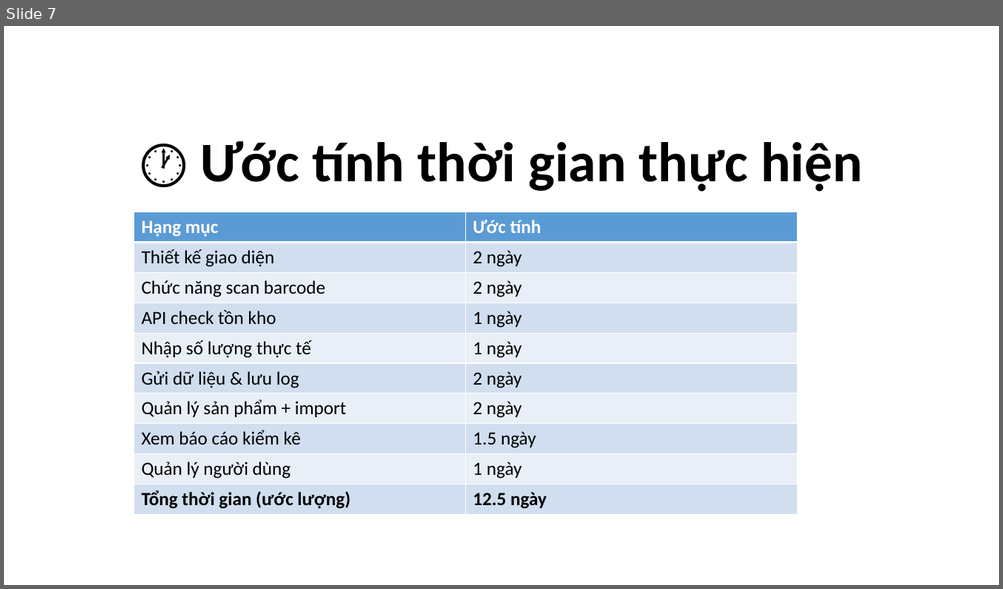
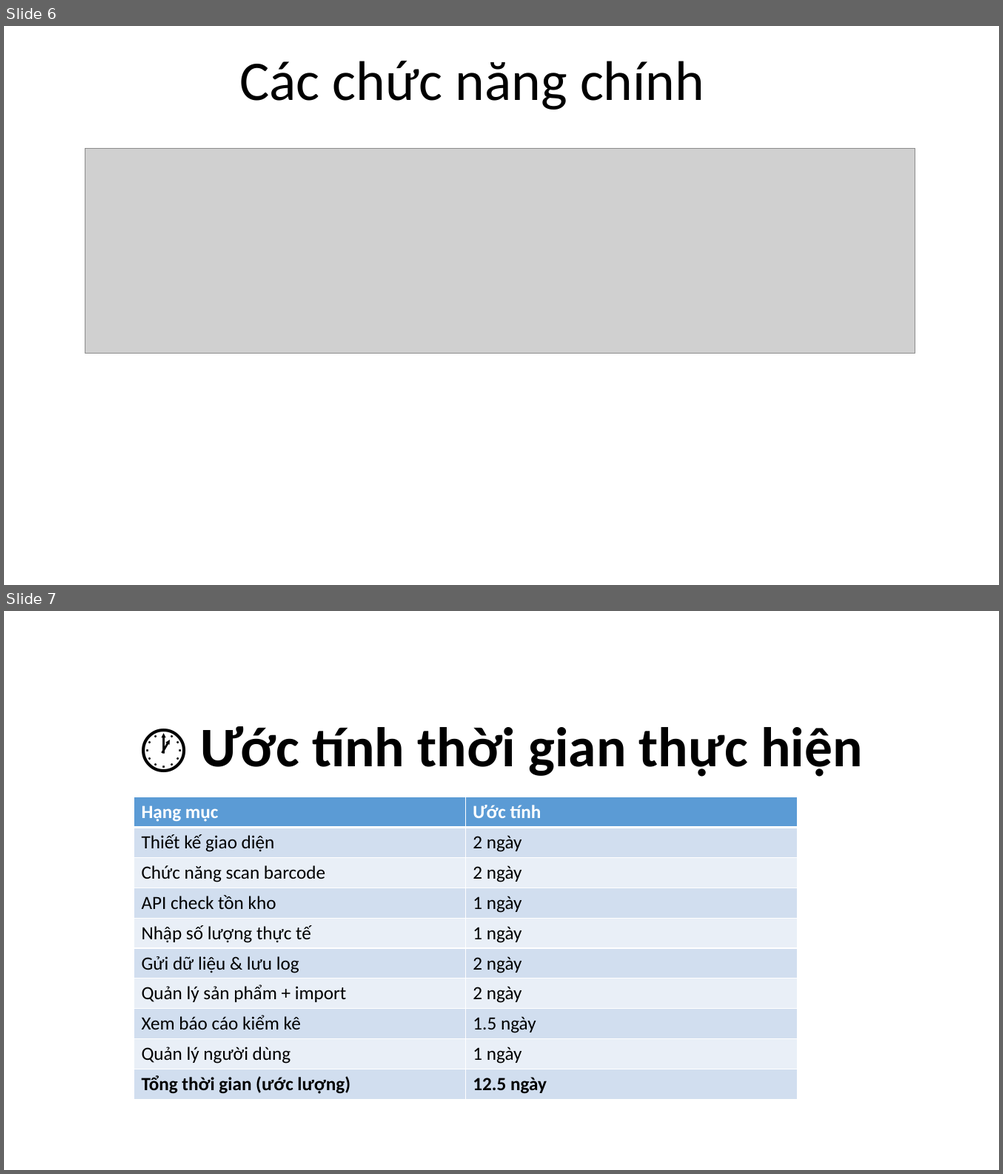
Before and after one commit to phamminhkim/DOCS-WISDOM, a slide deck: WISDOM_Client.pptx. Shown one above the other, each under a label of ours: slide 7 before the commit, slides 6 and 7 after it. The pictures are 1003x589 and 1003x1174 pixels, drawn with LibreOffice and Linux fonts; fonts in the diff are those of the drawing; grey boxes stand for pictures. Boxes give left, top, right and bottom in pixels: in the first picture for what was removed or moved away, otherwise in the second. Text is boxed around its words. In the diff, an @@ line names an element or a change of style, - is before the commit and + after.

```diff
--- a/WISDOM_Client.pptx
+++ b/WISDOM_Client.pptx
@@ slide 6 added at <box>4,26,999,585</box>, background #FFFFFF @@
@@ title added at <box>239,61,704,110</box>, 54 pt, text #000000 @@
+Các chức năng chính
@@ picture added at <box>85,148,916,354</box> @@
```
Also in this commit, not shown: 4 slides changed, 1 other slide added, 3 slides removed.
